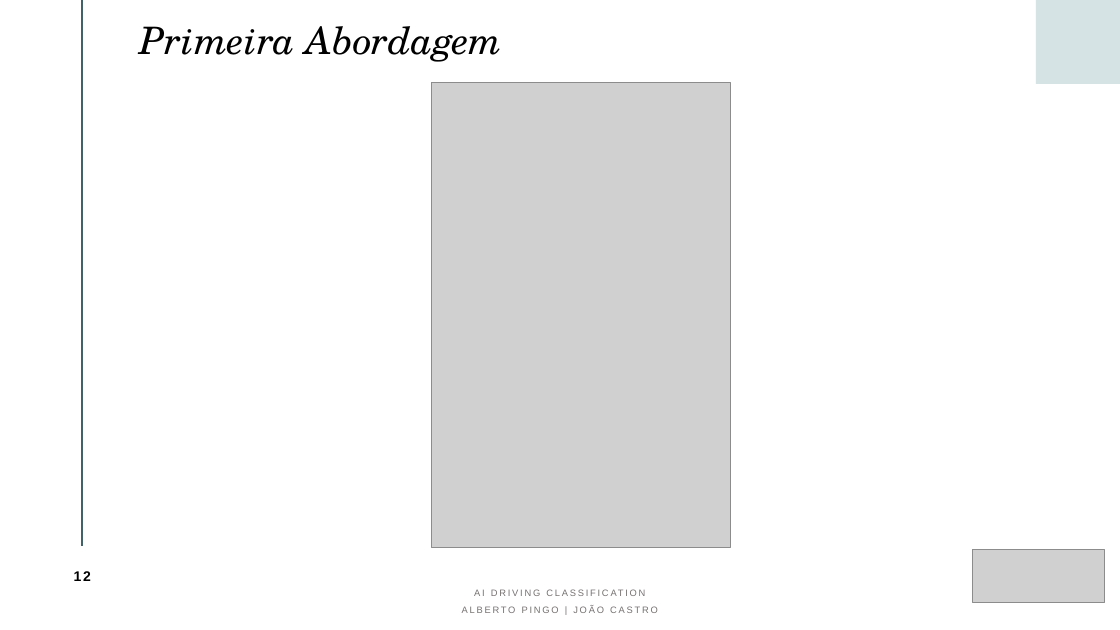
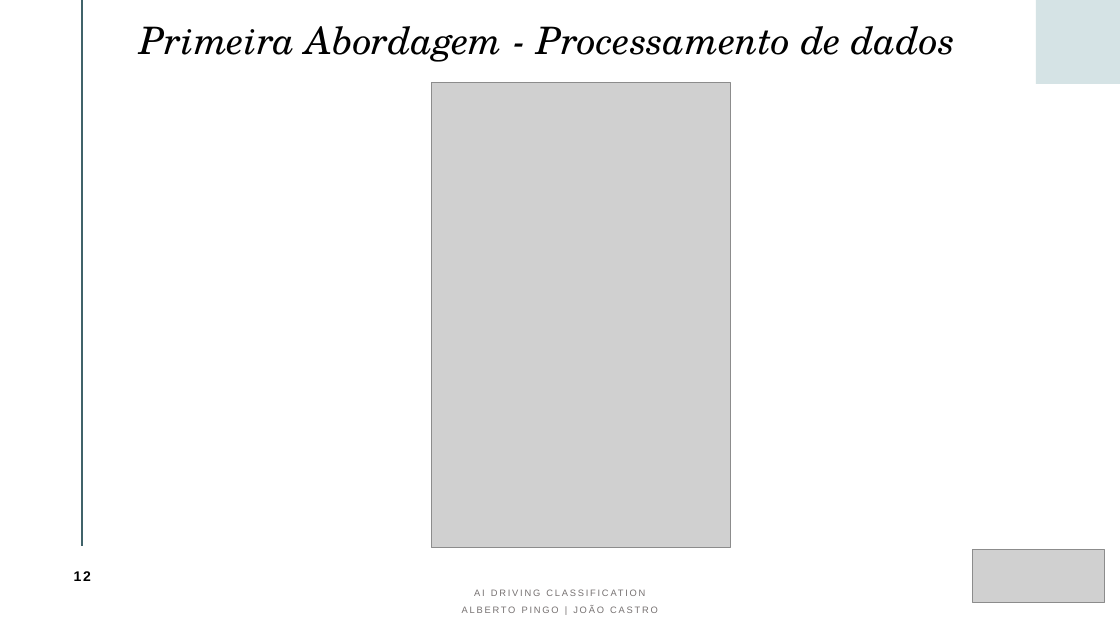
Before and after one commit to albertopingo/AI-driving-classification_FinalProject_CEng, a slide deck: slide 12 of ProjInf_AI_Driving_Classification.pptx. Drawn at 1120x630 pixels with LibreOffice and Linux fonts; fonts in the diff are those of the drawing; grey boxes stand for pictures. Boxes give left, top, right and bottom in pixels: in the first picture for what was removed or moved away, otherwise in the second. Text is boxed around its words. In the diff, an @@ line names an element or a change of style, - is before the commit and + after.

```diff
--- a/ProjInf_AI_Driving_Classification.pptx
+++ b/ProjInf_AI_Driving_Classification.pptx
@@ title at (x1=140, y1=26, x2=956, y2=62): text changed @@
-Primeira Abordagem
+Primeira Abordagem - Processamento de dados
```
Also in this commit, not shown: 9 other slides changed, 1 slide added, 9 slides removed.
